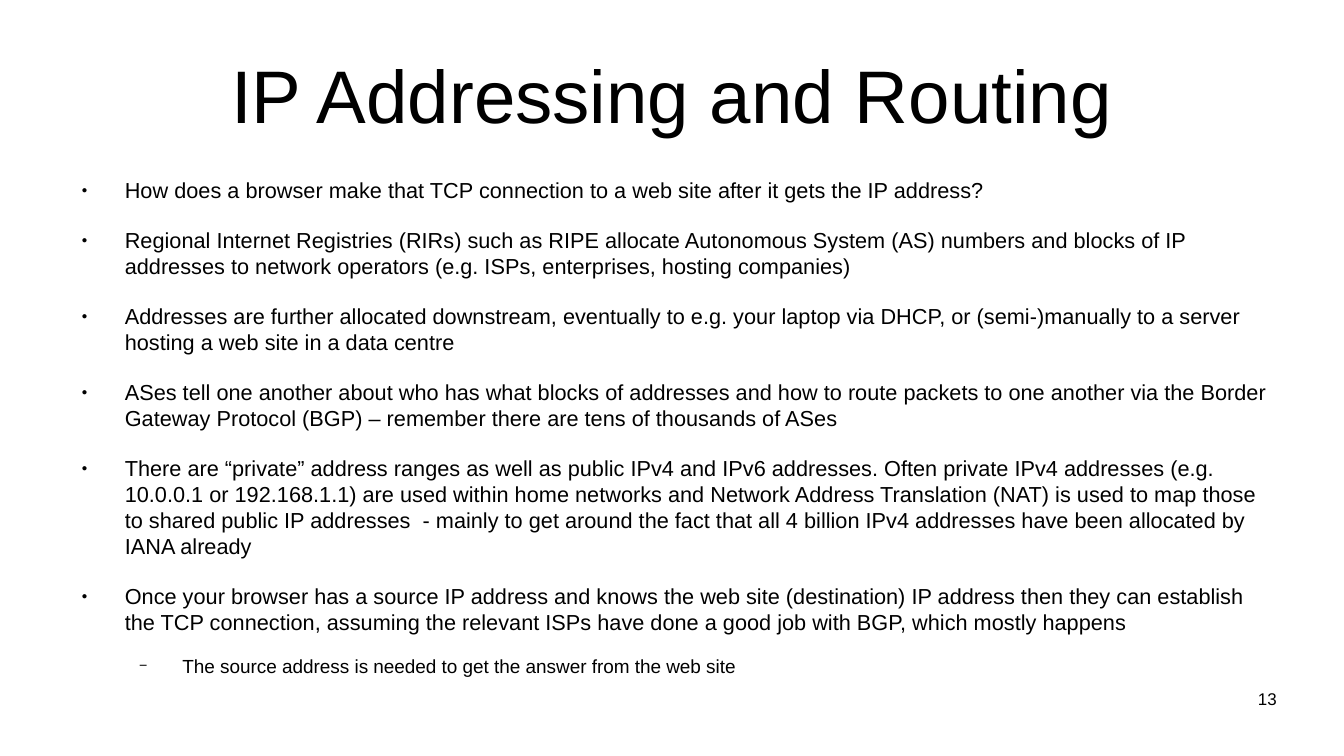
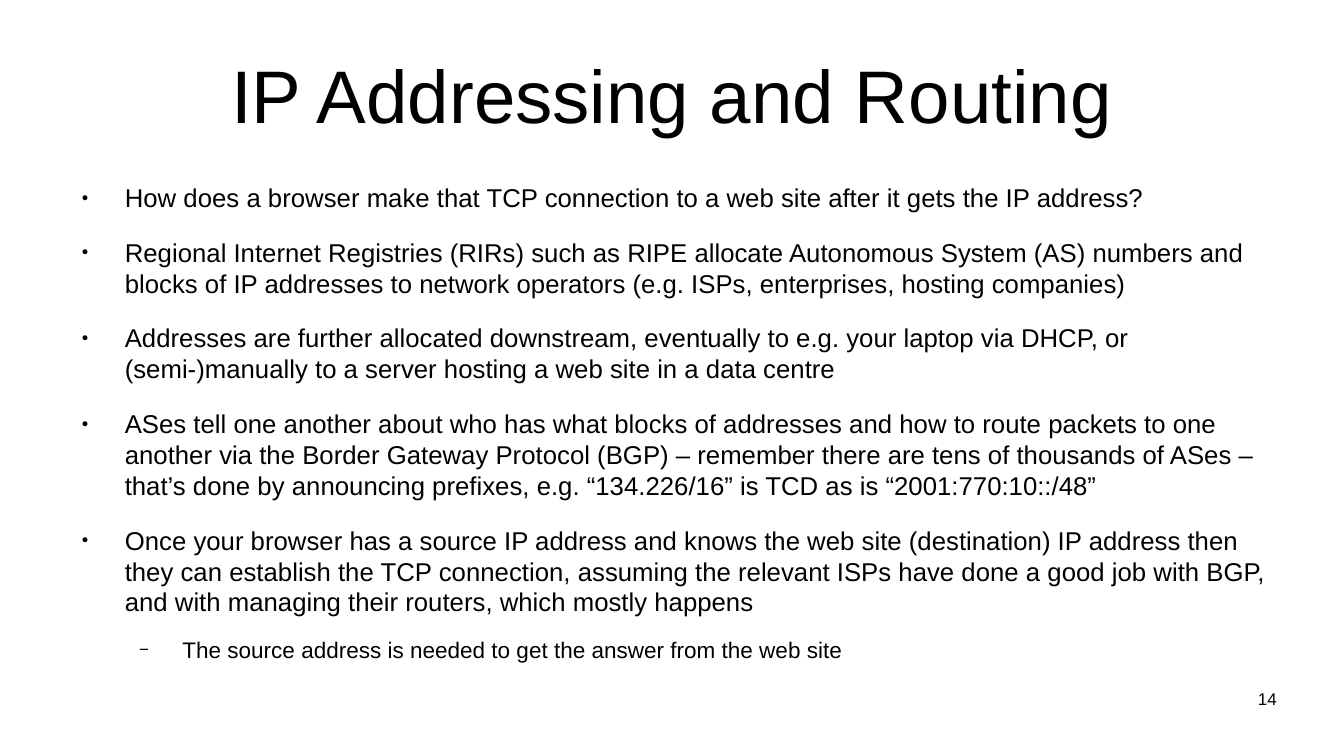
Before and after one commit to sftcd/witidtm, a slide deck: slide 14 of lectures/200-web.odp (slide 13 before the commit). Drawn at 1344x756 pixels with LibreOffice and Linux fonts; fonts in the diff are those of the drawing. Boxes give left, top, right and bottom in pixels: in the first picture for what was removed or moved away, otherwise in the second. Text is boxed around its words. In the diff, an @@ line names an element or a change of style, - is before the commit and + after.

```diff
--- a/lectures/200-web.odp
+++ b/lectures/200-web.odp
@@ text at (125,188,1243,384): size 12.8 to 15.2 pt in "How does a browser make that TCP ...", "Regional Internet Registries (RIRs) such as RIPE ...", "Addresses are further allocated downstream, eventually to ..."; size 11.2 to 13.3 pt in "The source address is needed to get ..." @@
@@ text at (125,414,1264,617): text changed; size 12.8 to 15.2 pt @@
-● ASes tell one another about who has what blocks of addresses and how to route packets to one another via the Border Gateway Protocol (BGP) – remember there are tens of thousands of ASes
-● There are “private” address ranges as well as public IPv4 and IPv6 addresses. Often private IPv4 addresses (e.g. 10.0.0.1 or 192.168.1.1) are used within home networks and Network Address Translation (NAT) is used to map those to shared public IP addresses - mainly to get around the fact that all 4 billion IPv4 addresses have been allocated by IANA already
-● Once your browser has a source IP address and knows the web site (destination) IP address then they can establish the TCP connection, assuming the relevant ISPs have done a good job with BGP, which mostly happens
+● ASes tell one another about who has what blocks of addresses and how to route packets to one another via the Border Gateway Protocol (BGP) – remember there are tens of thousands of ASes – that’s done by announcing prefixes, e.g. “134.226/16” is TCD as is “2001:770:10::/48”
+● Once your browser has a source IP address and knows the web site (destination) IP address then they can establish the TCP connection, assuming the relevant ISPs have done a good job with BGP, and with managing their routers, which mostly happens
@@ page number at (1258,693,1277,705): text changed @@
-13
+14
```
Also in this commit, not shown: 10 other slides changed, 3 slides added, 4 other files.
